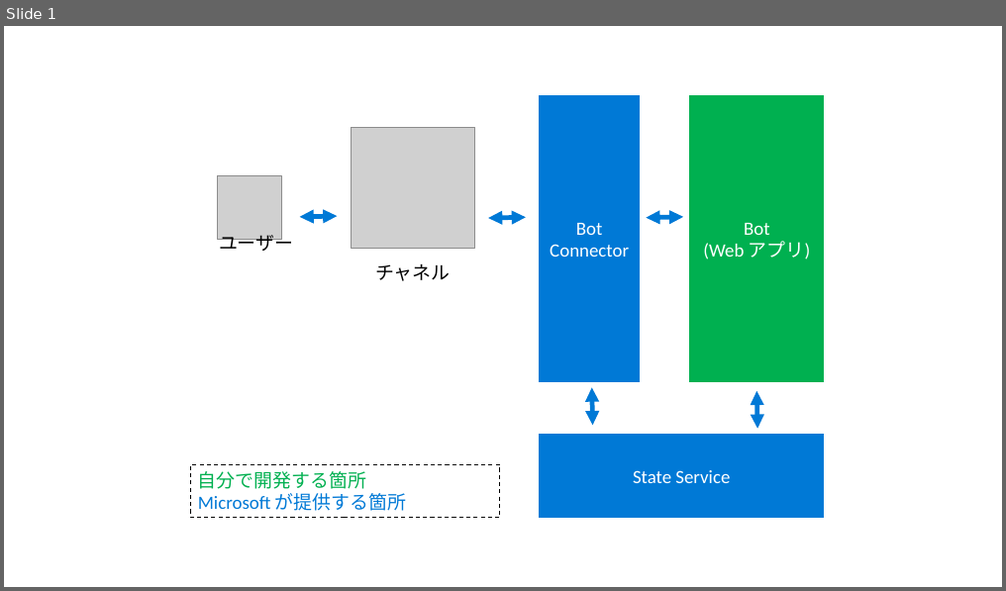
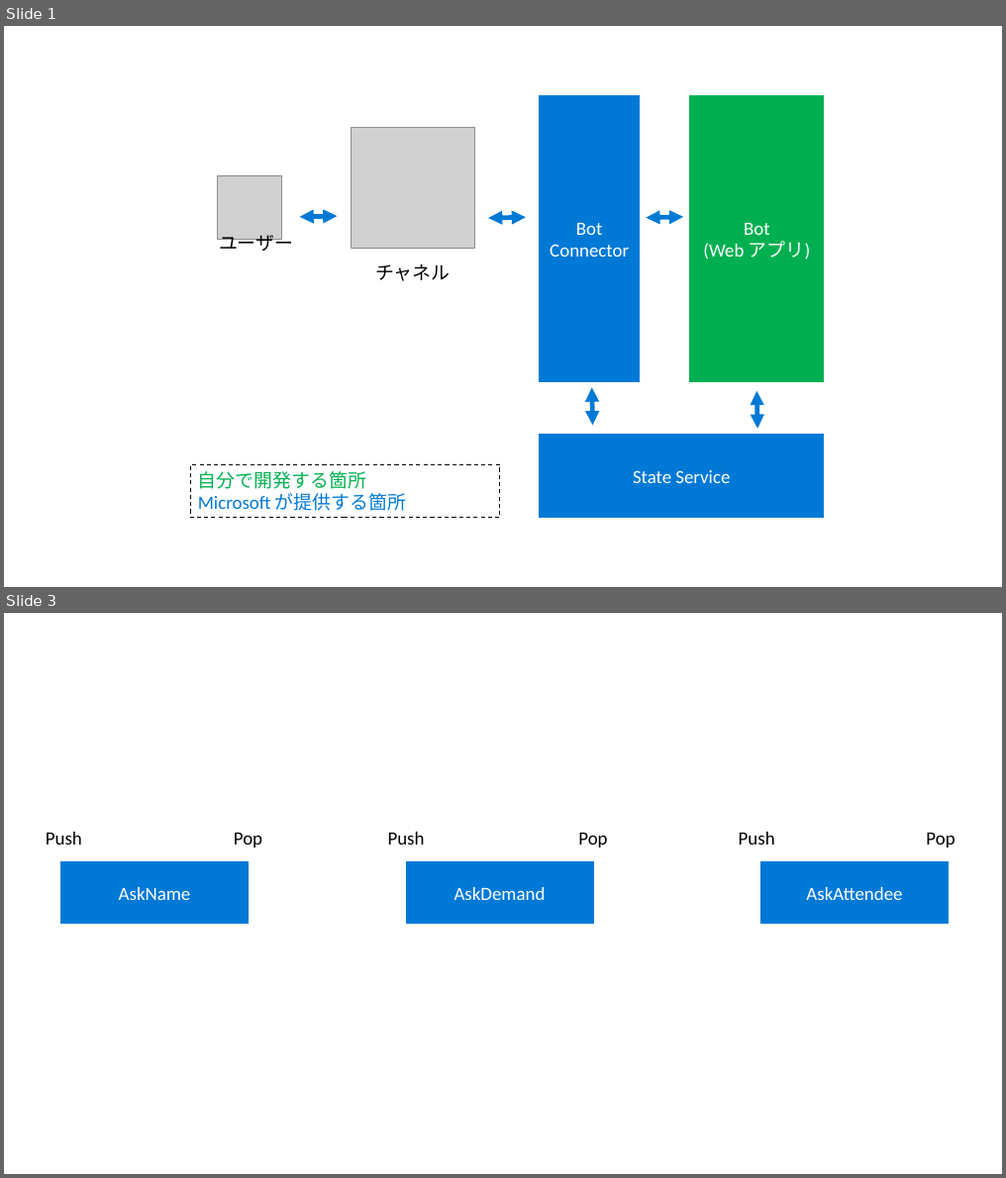
Before and after one commit to MakeTimeWith/BlogContents, a slide deck: ja-jp/BotBlog.pptx. Shown one above the other, each under a label of ours: slide 1 before the commit, slides 1 and 3 after it; the slides between them are not shown. The pictures are 1006x591 and 1006x1178 pixels, drawn with LibreOffice and Linux fonts; fonts in the diff are those of the drawing; grey boxes stand for pictures. Boxes give left, top, right and bottom in pixels: in the first picture for what was removed or moved away, otherwise in the second. Text is boxed around its words. In the diff, an @@ line names an element or a change of style, - is before the commit and + after.

```diff
--- a/ja-jp/BotBlog.pptx
+++ b/ja-jp/BotBlog.pptx
@@ slide 3 added at box(4, 613, 1002, 1174), background #FFFFFF @@
@@ text added at box(46, 832, 82, 845), 18 pt, text #000000 @@
+Push
@@ text added at box(234, 833, 262, 848), 18 pt, text #000000 @@
+Pop
@@ text added at box(388, 832, 425, 845), 18 pt, text #000000 @@
+Push
@@ text added at box(578, 833, 607, 848), 18 pt, text #000000 @@
+Pop
@@ text added at box(739, 832, 775, 845), 18 pt, text #000000 @@
+Push
@@ text added at box(926, 833, 954, 848), 18 pt, text #000000 @@
+Pop
@@ rectangle added at box(60, 862, 249, 923), fill #0079D6, outline #0079D6 1 pt, 18 pt, text #FFFFFF @@
+AskName
@@ rectangle added at box(406, 862, 593, 923), fill #0079D6, outline #0079D6 1 pt, 18 pt, text #FFFFFF @@
+AskDemand
@@ rectangle added at box(761, 862, 948, 923), fill #0079D6, outline #0079D6 1 pt, 18 pt, text #FFFFFF @@
+AskAttendee
```
Also in this commit, not shown: 6 other slides added, 2 other files.
